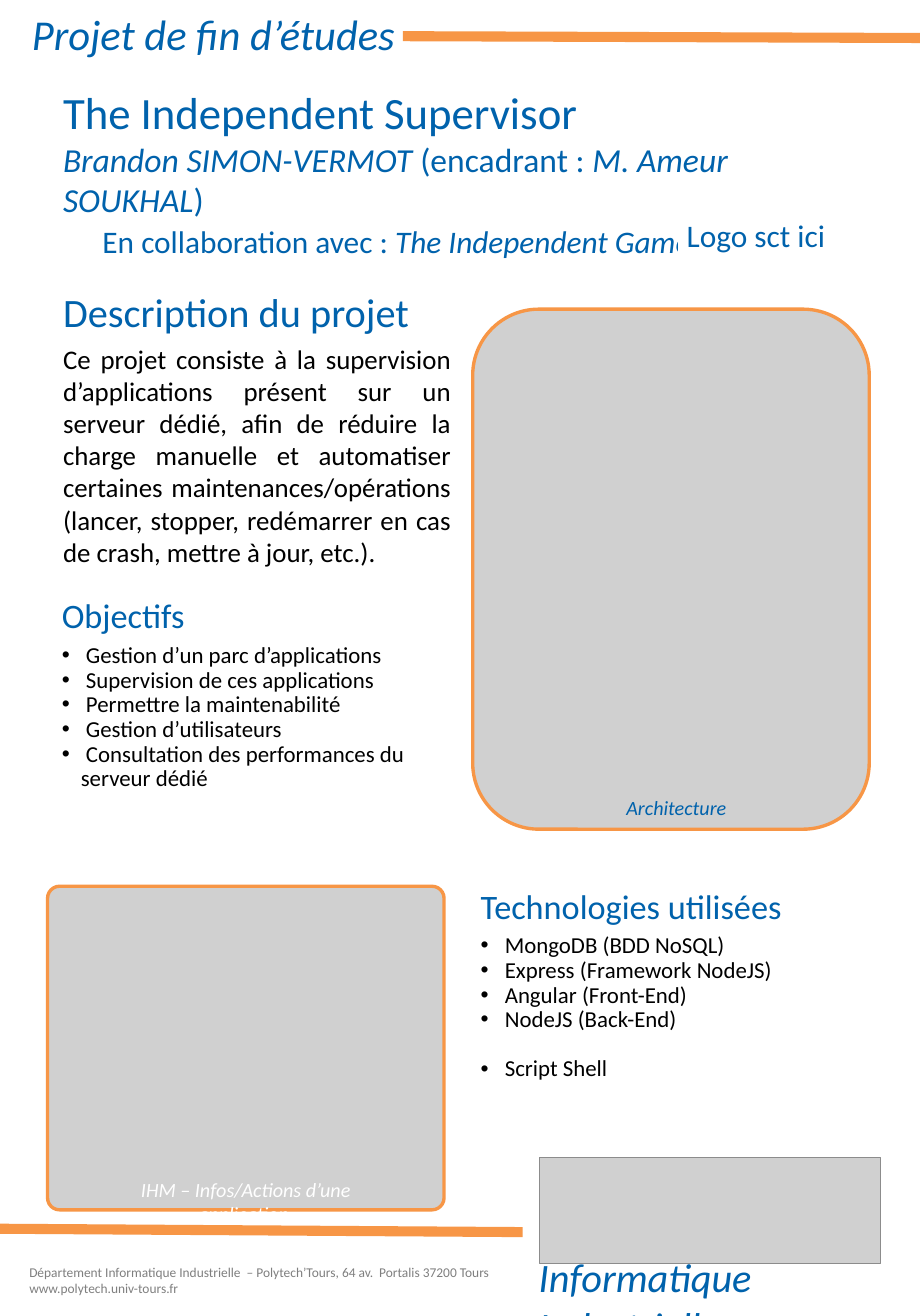
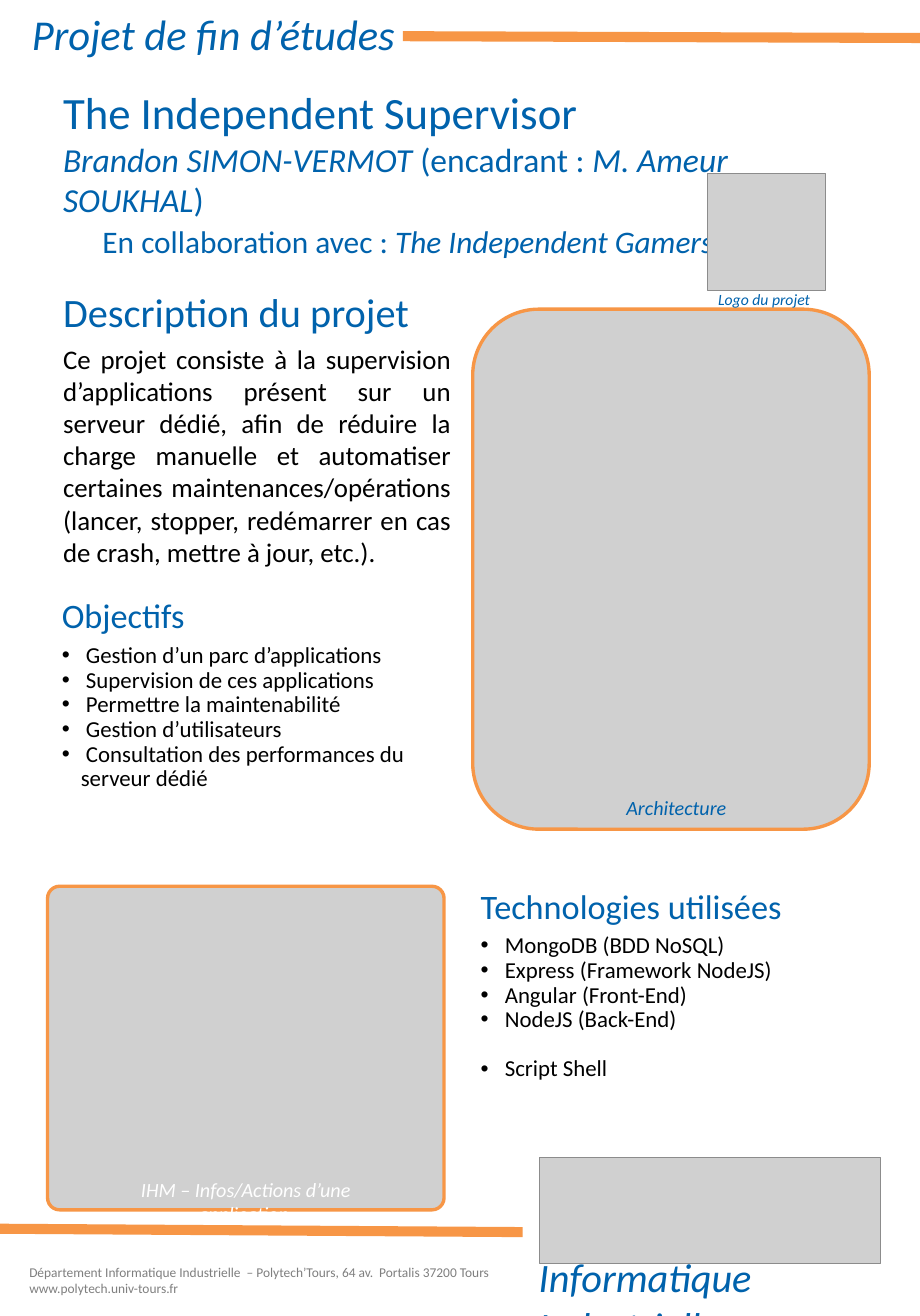
Before and after one commit to TheIndependentBrotherhood/TheIndependentSupervisor, a slide deck: slide 1 of Docs/PFE-Poster.ppt. Drawn at 920x1316 pixels with LibreOffice and Linux fonts; fonts in the diff are those of the drawing; grey boxes stand for pictures. Boxes give left, top, right and bottom in pixels: in the first picture for what was removed or moved away, otherwise in the second. Text is boxed around its words. In the diff, an @@ line names an element or a change of style, - is before the commit and + after.

```diff
--- a/Docs/PFE-Poster.ppt
+++ b/Docs/PFE-Poster.ppt
@@ picture added at bbox=[707, 173, 824, 290] @@
@@ rectangle removed at bbox=[678, 213, 868, 259] @@
-Logo sct ici
@@ text added at bbox=[718, 294, 810, 309], 14 pt, text #0062AC, italic @@
+Logo du projet
```
Also in this commit, not shown: 7 other files.
